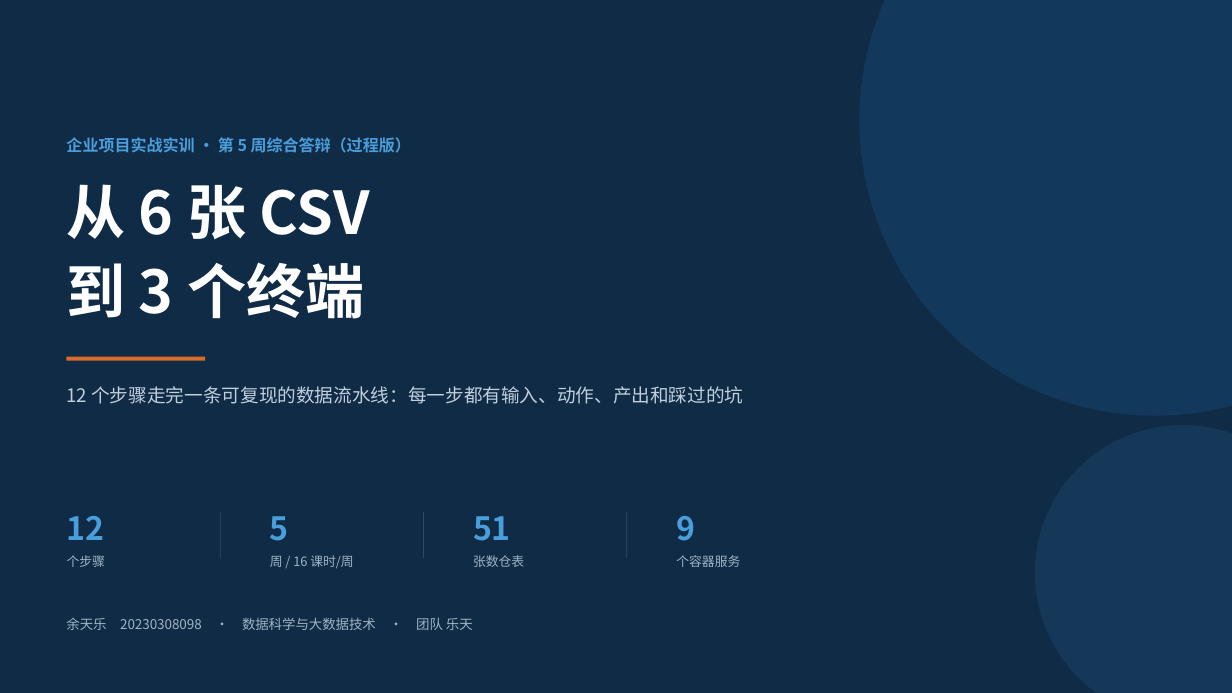
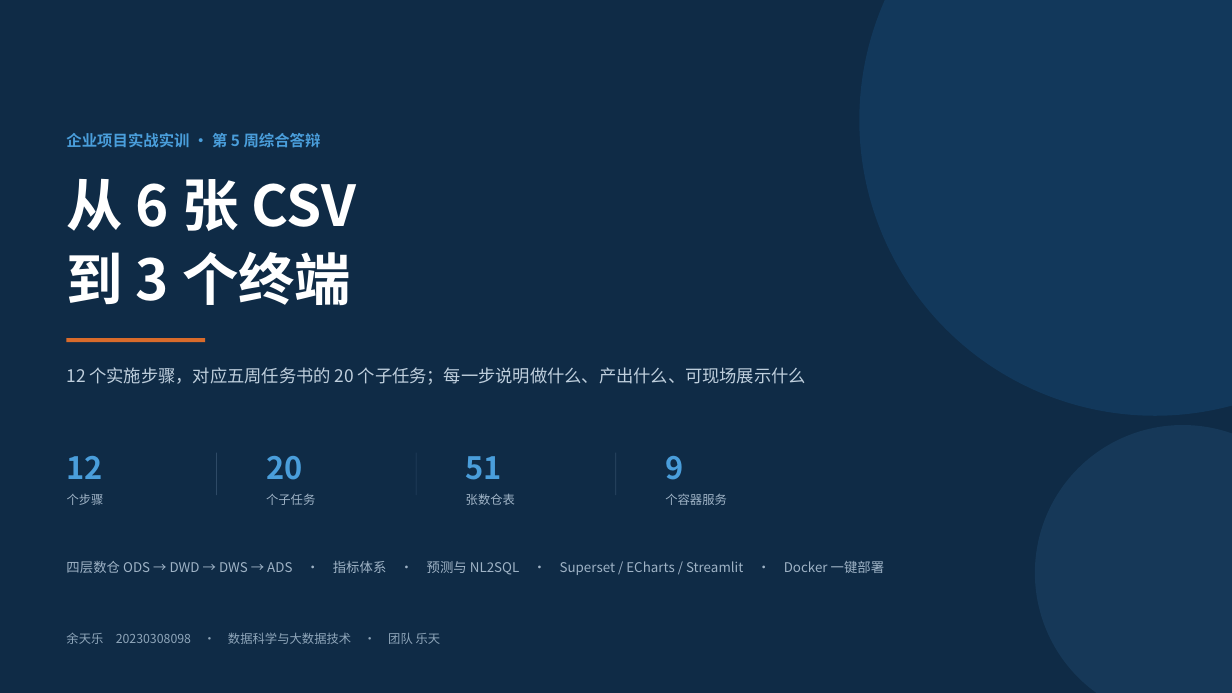
Before and after one commit to yuyu52525/xmsx, a slide deck: slide 1 of 第5周/docs/答辩PPT_第5周_过程版.pptx. Drawn at 1232x693 pixels with LibreOffice and Linux fonts; fonts in the diff are those of the drawing. Boxes give left, top, right and bottom in pixels: in the first picture for what was removed or moved away, otherwise in the second. Text is boxed around its words. In the diff, an @@ line names an element or a change of style, - is before the commit and + after.

```diff
--- a/第5周/docs/答辩PPT_第5周_过程版.pptx
+++ b/第5周/docs/答辩PPT_第5周_过程版.pptx
@@ text at [66, 133, 321, 148]: text changed; size 12.5 to 12 pt @@
-企业项目实战实训 · 第 5 周综合答辩（过程版）
+企业项目实战实训 · 第 5 周综合答辩
@@ text "从 6 张 CSV" at [66, 179, 357, 231]: size 46 to 44 pt @@
@@ text "到 3 个终端" at [66, 252, 351, 305]: size 46 to 44 pt @@
@@ text "到 3 个终端": place and size @@
-text "到 3 个终端" at [66, 262, 364, 319]
+text "到 3 个终端" at [66, 252, 351, 305]
@@ rectangle: place and size @@
-rectangle at [67, 357, 205, 360]
+rectangle at [67, 338, 205, 342]
@@ text at [66, 367, 806, 385]: text changed; size 14.5 to 13.5 pt @@
-12 个步骤走完一条可复现的数据流水线：每一步都有输入、动作、产出和踩过的坑
+12 个实施步骤，对应五周任务书的 20 个子任务；每一步说明做什么、产出什么、可现场展示什么
@@ text "12": place and size @@
-text "12" at [66, 516, 104, 540]
+text "12" at [66, 456, 102, 479]
@@ text "51": place and size @@
-text "51" at [473, 516, 511, 541]
+text "51" at [466, 456, 502, 480]
@@ size 25 to 24 pt in 3 elements at [66, 456, 102, 479], [466, 456, 502, 480], [665, 456, 683, 480] @@
@@ text "9": place and size @@
-text "9" at [676, 516, 695, 541]
+text "9" at [665, 456, 683, 480]
@@ rectangle: place and size @@
-rectangle at [220, 512, 221, 558]
+rectangle at [216, 453, 217, 495]
@@ text at [266, 456, 302, 480]: text changed; size 25 to 24 pt @@
-5
+20
@@ rectangle: place and size @@
-rectangle at [423, 512, 424, 558]
+rectangle at [416, 453, 417, 495]
@@ rectangle: place and size @@
-rectangle at [627, 512, 628, 558]
+rectangle at [616, 453, 616, 495]
@@ text "个步骤": place and size @@
-text "个步骤" at [67, 555, 105, 567]
+text "个步骤" at [67, 494, 104, 505]
@@ text at [266, 494, 315, 505]: text changed; size 10 to 9.6 pt @@
-周 / 16 课时/周
+个子任务
@@ text "张数仓表": place and size @@
-text "张数仓表" at [473, 555, 524, 567]
+text "张数仓表" at [466, 493, 515, 505]
@@ size 10 to 9.6 pt in 3 elements at [67, 494, 104, 505], [466, 493, 515, 505], [665, 493, 727, 505] @@
@@ text "个容器服务": place and size @@
-text "个容器服务" at [676, 555, 740, 567]
+text "个容器服务" at [665, 493, 727, 505]
@@ text added at [66, 561, 884, 575], 10.4 pt, text #9FB3C6 @@
+四层数仓 ODS → DWD → DWS → ADS · 指标体系 · 预测与 NL2SQL · Superset / ECharts / Streamlit · Docker 一键部署
@@ text "余天乐 20230308098 · 数据科学与大数据技术 · ...": place and size @@
-text "余天乐 20230308098 · 数据科学与大数据技术 · ..." at [66, 617, 473, 630]
+text "余天乐 20230308098 · 数据科学与大数据技术 · ..." at [66, 632, 441, 644]
@@ text "余天乐 20230308098 · 数据科学与大数据技术 · ..." at [66, 632, 441, 644]: size 10.5 to 9.6 pt, text colour #9FB3C6 to #8FA6BA @@
```
Also in this commit, not shown: 7 other slides changed, 9 slides added, 8 slides removed, 1 other file.
